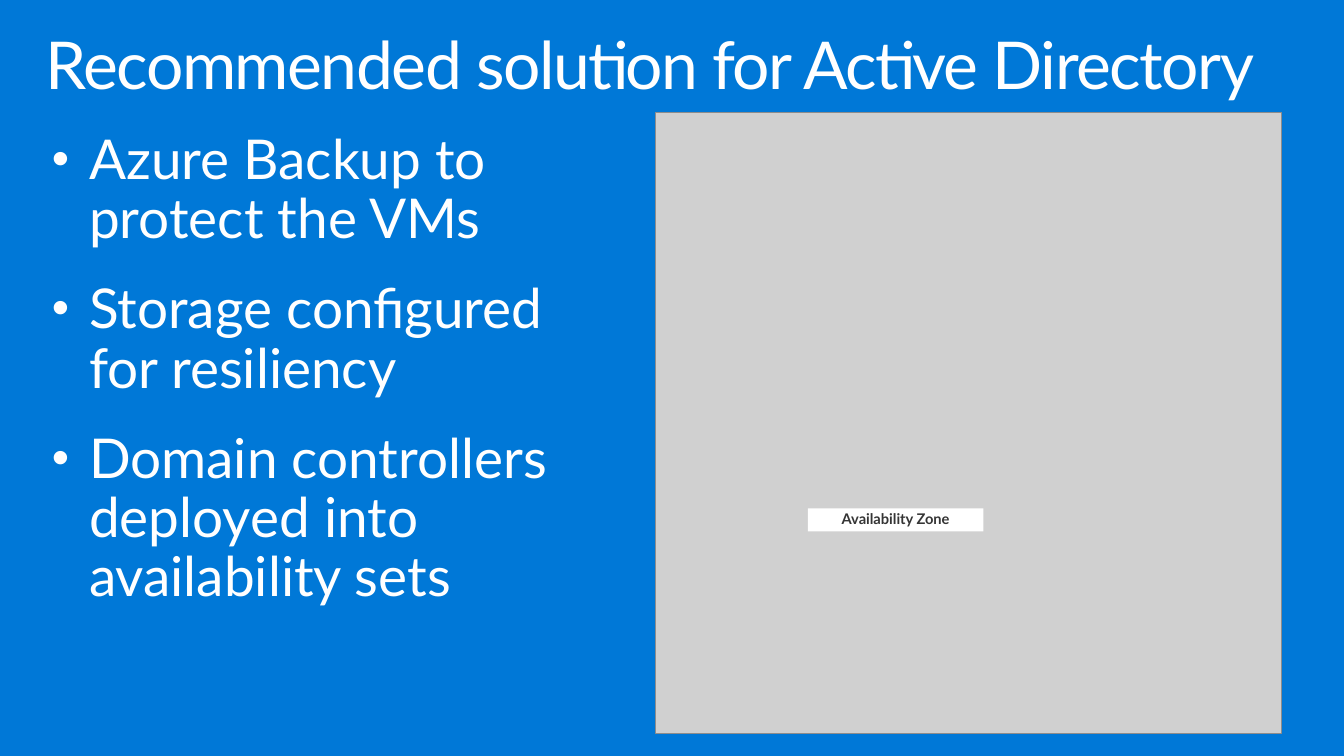
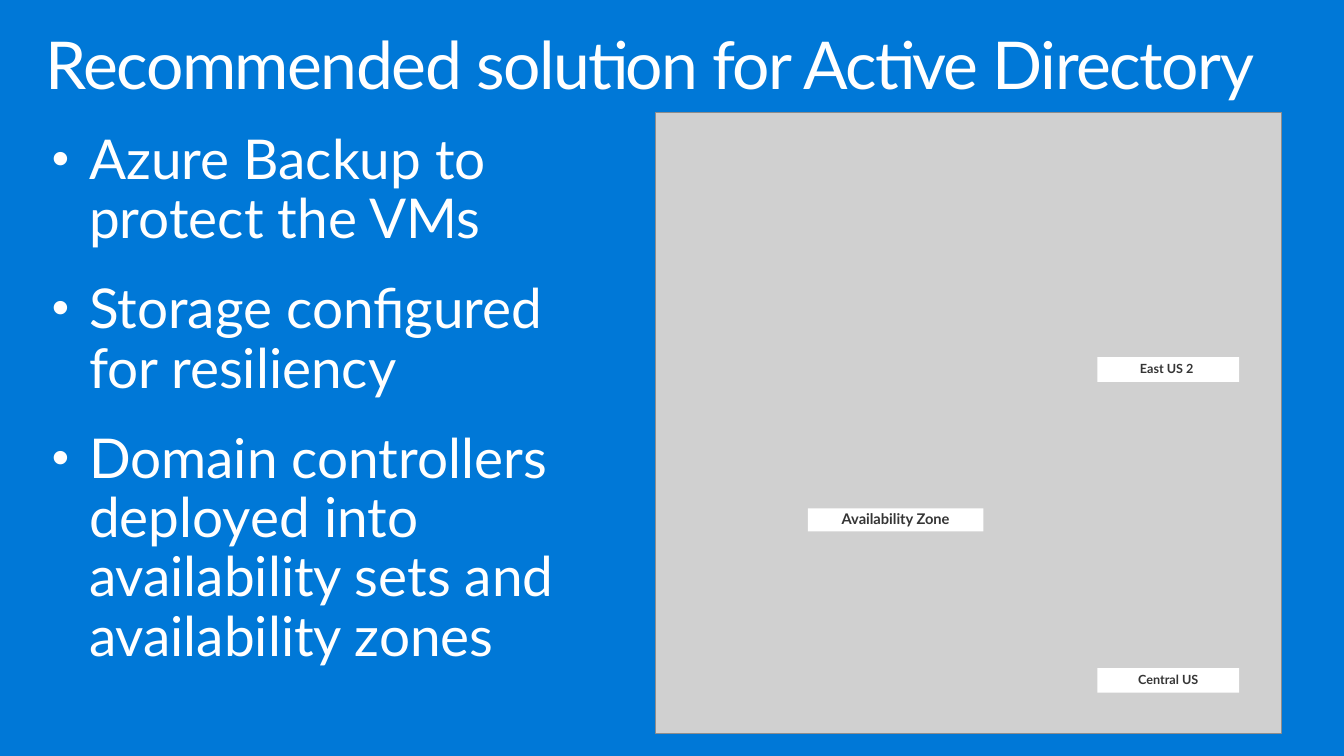
Before and after one commit to microsoft/MCW-Building-a-resilient-IaaS-architecture, a slide deck: slide 24 of Whiteboard design session/WDS trainer presentation - Building a resilient IaaS architecture.pptx. Drawn at 1344x756 pixels with LibreOffice and Linux fonts; fonts in the diff are those of the drawing; grey boxes stand for pictures. Boxes give left, top, right and bottom in pixels: in the first picture for what was removed or moved away, otherwise in the second. Text is boxed around its words. In the diff, an @@ line names an element or a change of style, - is before the commit and + after.

```diff
--- a/Whiteboard design session/WDS trainer presentation - Building a resilient IaaS architecture.pptx
+++ b/Whiteboard design session/WDS trainer presentation - Building a resilient IaaS architecture.pptx
@@ rectangle added at (1098,357,1240,382), fill #FFFFFF, 9 pt, text #353535, bold @@
+East US 2
@@ text at (89,437,554,666): text changed @@
-• Domain controllers deployed into availability sets
+• Domain controllers deployed into availability sets and availability zones
@@ rectangle added at (1098,668,1240,694), fill #FFFFFF, 9 pt, text #353535, bold @@
+Central US
```
Also in this commit, not shown: 9 other slides changed, 7 other files.
